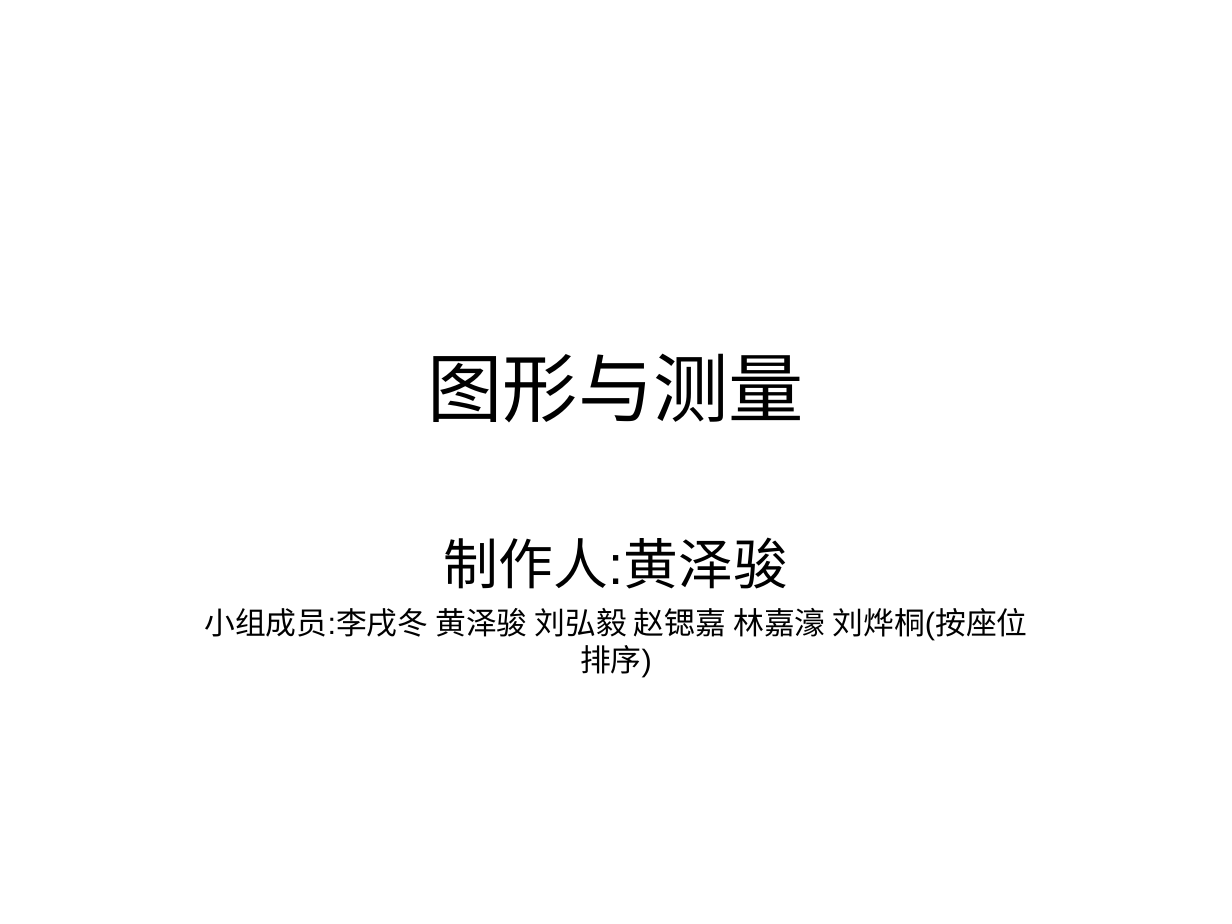
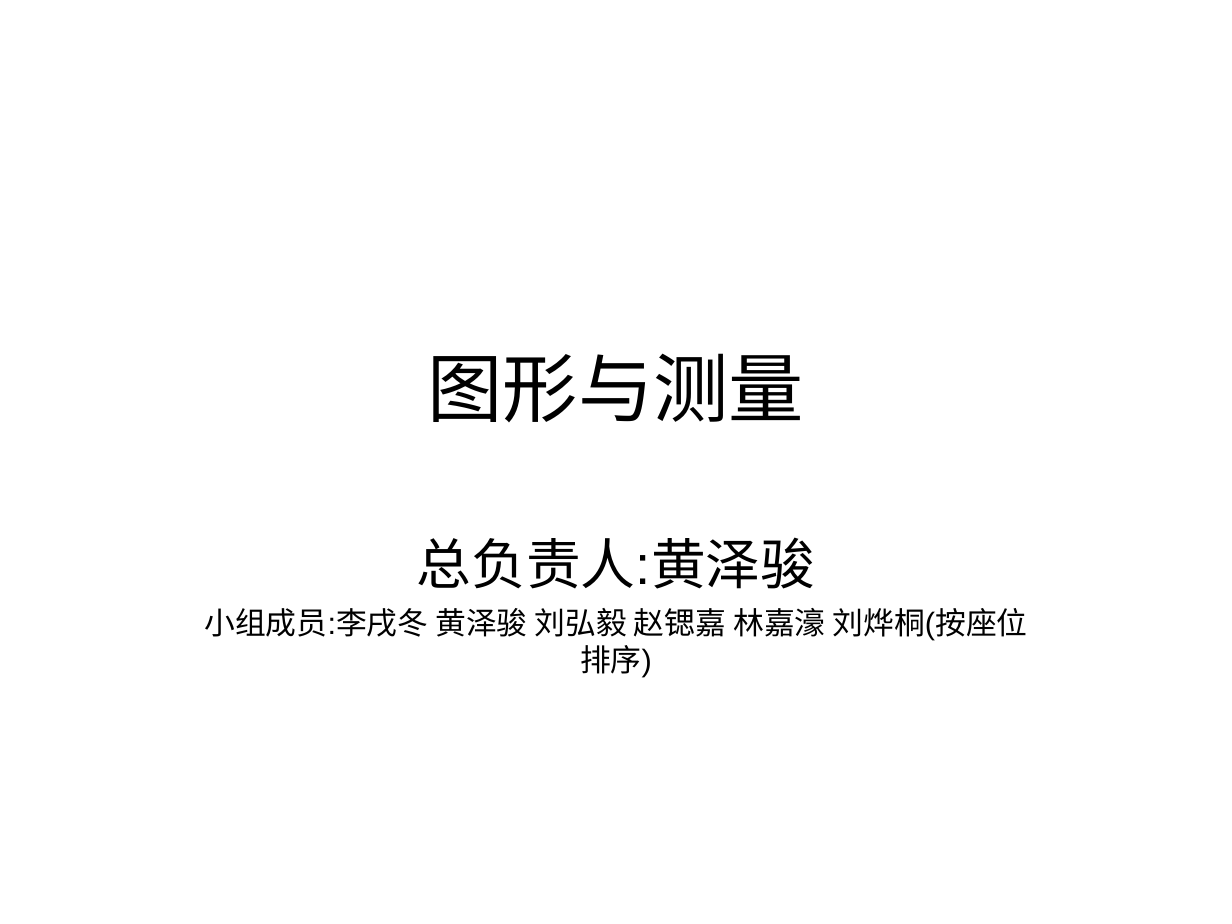
Before and after one commit to lxdxz/lxdxz.github.io, a slide deck: slide 1 of pptkey=123456/000[main PPT].ppt. Drawn at 1232x924 pixels with LibreOffice and Linux fonts; fonts in the diff are those of the drawing. Boxes give left, top, right and bottom in pixels: in the first picture for what was removed or moved away, otherwise in the second. Text is boxed around its words. In the diff, an @@ line names an element or a change of style, - is before the commit and + after.

```diff
--- a/pptkey=123456/000[main PPT].ppt
+++ b/pptkey=123456/000[main PPT].ppt
@@ subtitle at [417,537,816,589]: text changed @@
-制作人:黄泽骏
+总负责人:黄泽骏
```
Also in this commit, not shown: 5 other slides changed, 1 slide removed, 7 other files.
